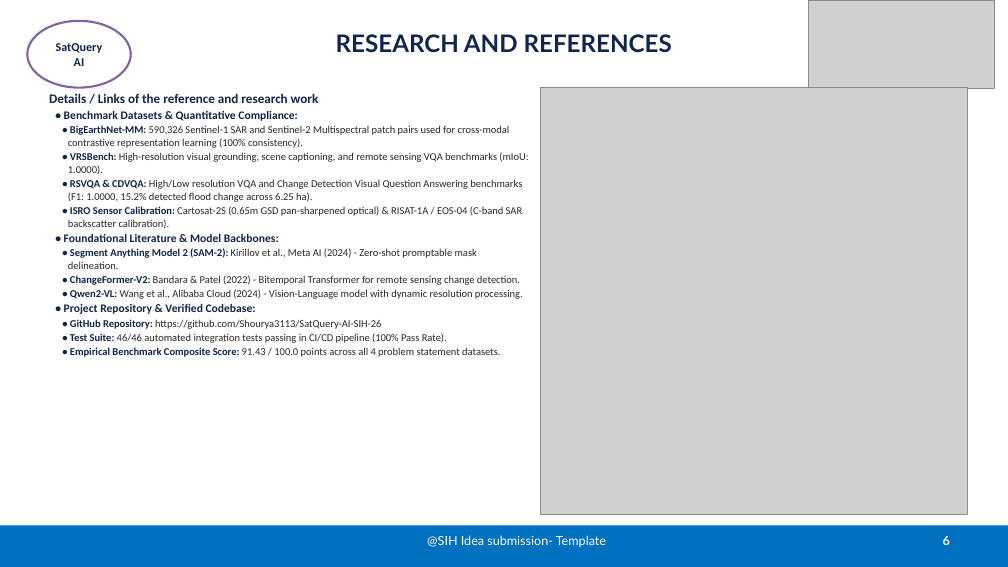
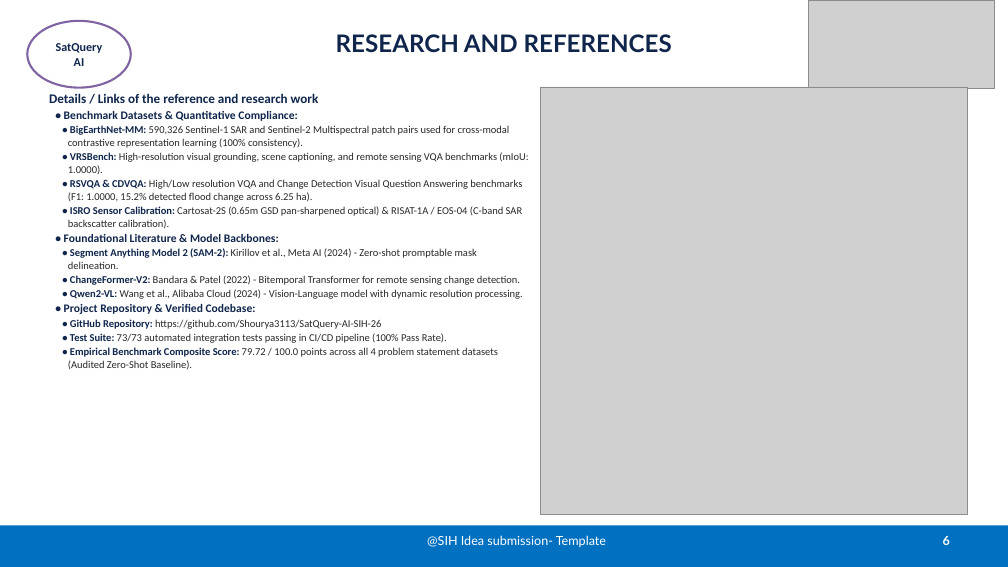
Before and after one commit to Shourya3113/SatQuery-AI-SIH-26, a slide deck: slide 6 of SIH2026-IDEA-Presentation-Format.pptx. Drawn at 1008x567 pixels with LibreOffice and Linux fonts; fonts in the diff are those of the drawing; grey boxes stand for pictures. Boxes give left, top, right and bottom in pixels: in the first picture for what was removed or moved away, otherwise in the second. Text is boxed around its words. In the diff, an @@ line names an element or a change of style, - is before the commit and + after.

Commit message:
feat(benchmarks): implement RS-XAI Scientific Faithfulness Benchmark (PFI & AOPC) and update presentation assets

```diff
--- a/SIH2026-IDEA-Presentation-Format.pptx
+++ b/SIH2026-IDEA-Presentation-Format.pptx
@@ text at [68, 333, 498, 369]: text changed @@
-• Test Suite: 46/46 automated integration tests passing in CI/CD pipeline (100% Pass Rate).
-• Empirical Benchmark Composite Score: 91.43 / 100.0 points across all 4 problem statement datasets.
+• Test Suite: 73/73 automated integration tests passing in CI/CD pipeline (100% Pass Rate).
+• Empirical Benchmark Composite Score: 79.72 / 100.0 points across all 4 problem statement datasets (Audited Zero-Shot Baseline).
```
Also in this commit, not shown: 2 other slides changed, 10 other files.
